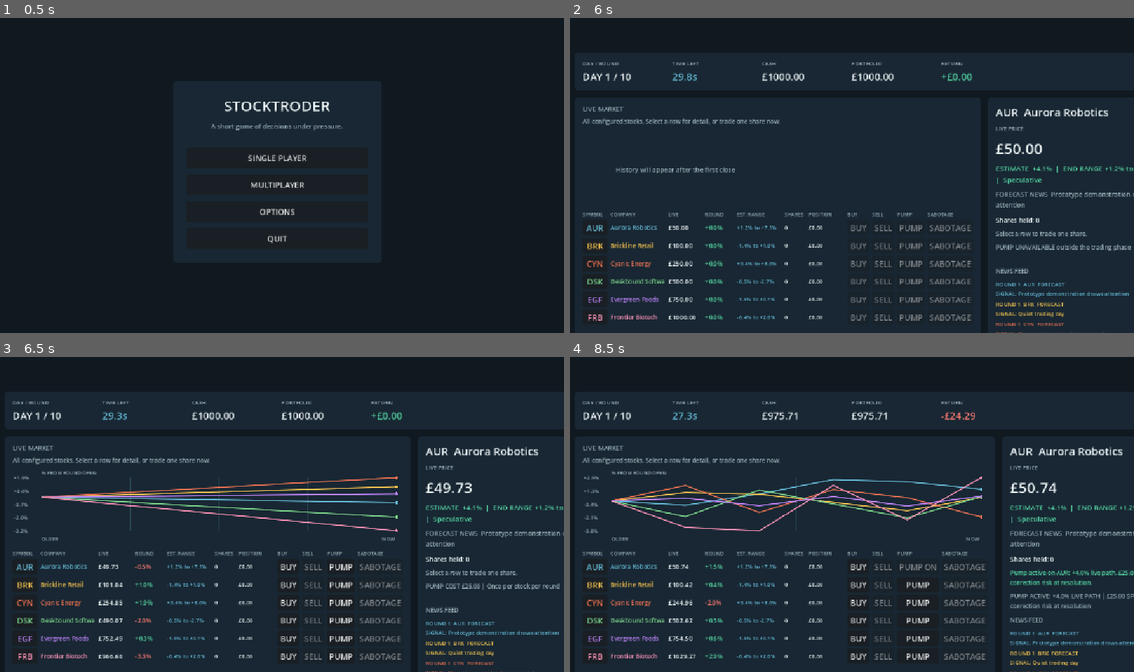
Above: before the commit, frames 1-4 (two rows, left to right).
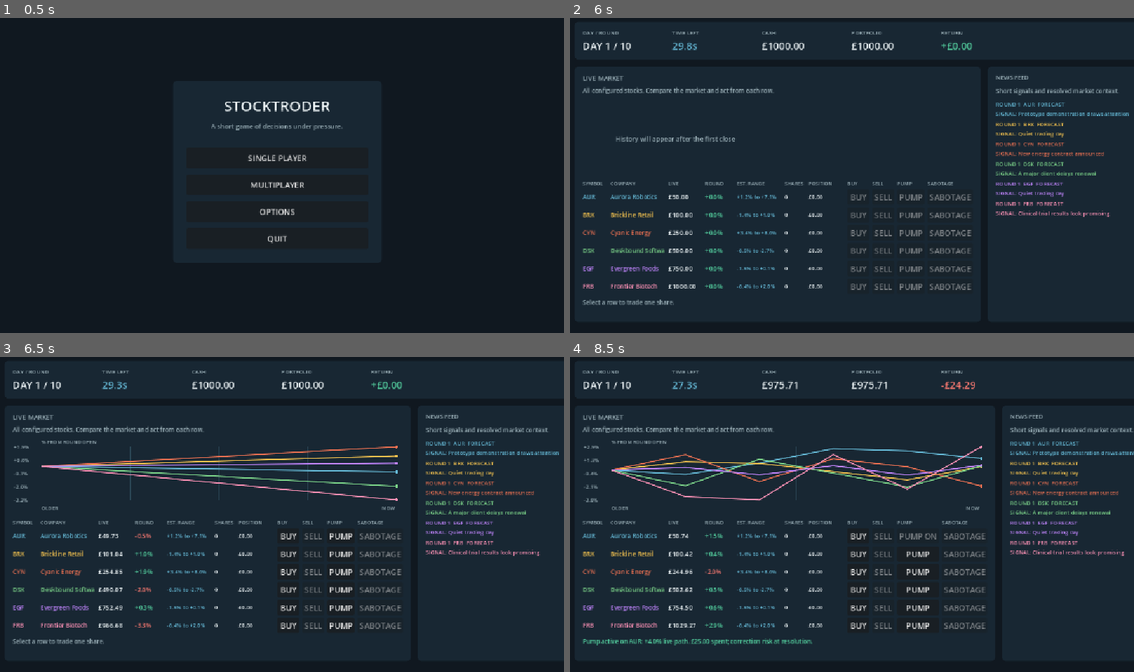
Above: after the commit, the same moments.

Repository: hardcoregandhi/stock-troder
Game: Godot game, scene res://scenes/main.tscn
Two runs of this game, one before a commit and one after it. Both use one fixed random seed, a clock stepped at 60 frames per second and the inputs below.
Inputs (mouse positions are in pixels of both pictures, inside the frame that each line leads up to):
- Up to frame 1 (0.5 s): no input
- Up to frame 2 (6 s): click "SINGLE PLAYER" at 0.5 s; click (592, 229) at 1.25 s, where only the run before the commit has a clickable "AUR"; click (592, 244) at 2 s, where only the run before the commit has a clickable "BRK"; click (592, 263) at 2.75 s, where only the run before the commit has a clickable "CYN"; click (592, 282) at 3.5 s, where only the run before the commit has a clickable "DSK"; click (592, 298) at 4.25 s, where only the run before the commit has a clickable "EGF"; click (592, 317) at 5 s, where only the run before the commit has a clickable "FRB"; click "START TRADING" at 5.75 s
- Up to frame 3 (6.5 s): no input
- Up to frame 4 (8.5 s): click "BUY" at 6.5 s; click "SELL" at 7.25 s; click "PUMP" at 8 s

Frame 1 is identical in both runs. In frame 2, 12% of the frame differs, in the area x 2-100%, y 4-100%; in frame 3, 16%; in frame 4, 16%.

Commit message:
Simplify live trading dashboard

Diff:
--- a/scripts/presentation/trading_dashboard.gd
+++ b/scripts/presentation/trading_dashboard.gd
@@ -19,14 +19,7 @@
 var portfolio_label: Label
 var return_label: Label
 var stock_list: GridContainer
-var detail_title: Label
-var detail_price_caption: Label
-var detail_price: Label
-var detail_projection: Label
-var detail_news: Label
-var detail_shares: Label
 var trade_feedback: Label
-var pump_status: Label
 var network_status: Label
 var chart: StockHistoryChart
 var summary_panel: PanelContainer
@@ -39,7 +32,6 @@
 var debrief_chart_tabs: HBoxContainer
 var debrief_day_series: Array[Dictionary] = []
 var debrief_game_series: Array[Dictionary] = []
-var selected_symbol := "AUR"
 var row_labels: Dictionary = {}
 var news_feed: VBoxContainer
 var news_history: Array[Dictionary] = []
@@ -133,25 +125,13 @@
 	var page := VBoxContainer.new()
 	page.add_theme_constant_override("separation", 14)
 	margin.add_child(page)
-	page.add_child(_build_header())
 	page.add_child(_build_status_bar())
 	var body := HBoxContainer.new()
 	body.size_flags_vertical = Control.SIZE_EXPAND_FILL
 	body.add_theme_constant_override("separation", 14)
 	page.add_child(body)
 	body.add_child(_build_market_panel())
-	body.add_child(_build_detail_panel())
-
-func _build_header() -> Control:
-	var row := HBoxContainer.new()
-	row.custom_minimum_size.y = 48
-	var spacer := Control.new()
-	spacer.size_flags_horizontal = Control.SIZE_EXPAND_FILL
-	row.add_child(spacer)
-	network_status = _label("", 12, MUTED)
-	network_status.horizontal_alignment = HORIZONTAL_ALIGNMENT_RIGHT
-	row.add_child(network_status)
-	return row
+	body.add_child(_build_news_panel())
 
 func _unhandled_input(event: InputEvent) -> void:
 	if event is InputEventKey and event.pressed and not event.echo and event.keycode == KEY_ESCAPE:
@@ -163,16 +143,25 @@
 
 func _build_status_bar() -> Control:
 	var panel := _panel()
+	var row := HBoxContainer.new()
+	row.add_theme_constant_override("separation", 18)
+	panel.add_child(row)
 	var grid := GridContainer.new()
 	grid.columns = 5
+	grid.size_flags_horizontal = Control.SIZE_EXPAND_FILL
 	grid.add_theme_constant_override("h_separation", 30)
 	grid.add_theme_constant_override("v_separation", 2)
-	panel.add_child(grid)
+	row.add_child(grid)
 	day_label = _status_item(grid, "DAY / ROUND", "DAY 1 / 10", TEXT)
 	clock_label = _status_item(grid, "TIME LEFT", "30.0s", ACCENT)
 	cash_label = _status_item(grid, "CASH", "£0.00", TEXT)
 	portfolio_label = _status_item(grid, "PORTFOLIO", "£0.00", TEXT)
 	return_label = _status_item(grid, "RETURN", "£0.00", POSITIVE)
+	network_status = _label("", 12, MUTED)
+	network_status.horizontal_alignment = HORIZONTAL_ALIGNMENT_RIGHT
+	network_status.vertical_alignment = VERTICAL_ALIGNMENT_CENTER
+	network_status.custom_minimum_size.x = 180
+	row.add_child(network_status)
 	return panel
 
 func _status_item(parent: Control, caption: String, value: String, color: Color) -> Label:
@@ -192,7 +181,7 @@
 	content.add_theme_constant_override("separation", 8)
 	panel.add_child(content)
 	content.add_child(_label("LIVE MARKET", 13, MUTED))
-	content.add_child(_label("All configured stocks. Select a row for detail, or trade one share now.", 12, MUTED))
+	content.add_child(_label("All configured stocks. Compare the market and act from each row.", 12, MUTED))
 	chart = StockHistoryChart.new()
 	chart.custom_minimum_size.y = 155
 	chart.size_flags_vertical = Control.SIZE_SHRINK_CENTER
@@ -204,44 +193,22 @@
 	stock_list.add_theme_constant_override("v_separation", 5)
 	_build_stock_header()
 	content.add_child(stock_list)
+	trade_feedback = _label("Select a row to trade one share.", 12, MUTED)
+	trade_feedback.autowrap_mode = TextServer.AUTOWRAP_WORD_SMART
+	content.add_child(trade_feedback)
 	return panel
 
-func _build_detail_panel() -> Control:
+func _build_news_panel() -> Control:
 	var panel := _panel()
 	panel.custom_minimum_size.x = 360
 	panel.size_flags_horizontal = Control.SIZE_EXPAND_FILL
 	var content := VBoxContainer.new()
 	content.add_theme_constant_override("separation", 10)
 	panel.add_child(content)
-	detail_title = _label("AUR  Aurora Robotics", 22, TEXT)
-	detail_title.custom_minimum_size.x = 300
-	content.add_child(detail_title)
-	detail_price_caption = _label("LIVE PRICE", 11, MUTED)
-	content.add_child(detail_price_caption)
-	detail_price = _label("£0.00", 30, TEXT)
-	content.add_child(detail_price)
-	detail_projection = _label("ESTIMATE  --", 14, ACCENT)
-	detail_projection.autowrap_mode = TextServer.AUTOWRAP_WORD_SMART
-	detail_projection.custom_minimum_size = Vector2(300, 34)
-	content.add_child(detail_projection)
-	detail_news = _label("NEWS  --", 13, MUTED)
-	detail_news.autowrap_mode = TextServer.AUTOWRAP_WORD_SMART
-	detail_news.custom_minimum_size = Vector2(300, 42)
-	content.add_child(detail_news)
-	detail_shares = _label("Shares held: 0", 13, TEXT)
-	content.add_child(detail_shares)
-	var trade_row := HBoxContainer.new()
-	trade_feedback = _label("Select a row to trade one share.", 12, MUTED)
-	trade_feedback.autowrap_mode = TextServer.AUTOWRAP_WORD_SMART
-	trade_feedback.custom_minimum_size.x = 300
-	content.add_child(trade_feedback)
-	pump_status = _label("PUMP COST £25.00 | Once per stock per round", 12, MUTED)
-	pump_status.autowrap_mode = TextServer.AUTOWRAP_WORD_SMART
-	pump_status.custom_minimum_size = Vector2(300, 38)
-	content.add_child(pump_status)
 	content.add_child(_label("NEWS FEED", 12, MUTED))
+	content.add_child(_label("Short signals and resolved market context.", 12, MUTED))
 	news_feed = VBoxContainer.new()
-	news_feed.custom_minimum_size.x = 300
+	news_feed.size_flags_vertical = Control.SIZE_EXPAND_FILL
 	news_feed.add_theme_constant_override("separation", 5)
 	content.add_child(news_feed)
 	return panel
@@ -375,16 +342,13 @@
 		_build_stock_rows(state)
 	else:
 		_update_stock_rows(state)
-	_update_detail(state)
+	_update_market_surface(state)
 
 func _build_stock_rows(state: GameState) -> void:
 	for stock in state.stocks:
-		var select := Button.new()
-		select.text = stock.symbol
-		select.add_theme_color_override("font_color", StockData.color_for_index(state.stocks.find(stock)))
-		select.custom_minimum_size.x = 50
-		select.pressed.connect(_select_stock.bind(stock.symbol))
-		stock_list.add_child(select)
+		var symbol := _label(stock.symbol, 12, StockData.color_for_index(state.stocks.find(stock)))
+		symbol.custom_minimum_size.x = 50
+		stock_list.add_child(symbol)
 		var company := _label(stock.company_name, 12, TEXT)
 		company.add_theme_color_override("font_color", StockData.color_for_index(state.stocks.find(stock)))
 		company.custom_minimum_size.x = 110
@@ -454,27 +418,7 @@
 		labels["pump"].tooltip_text = "ACTIVE: +4.0% live path; correction risk remains." if pump_active else "Spend £25.00 to lift this stock's live path."
 		labels["pump"].disabled = session.network_mode or not can_trade or pump_active or state.cash_pence < GameState.PUMP_COST_PENCE
 
-func _update_detail(state: GameState) -> void:
-	var stock := state.get_stock(selected_symbol)
-	if stock == null:
-		return
-	detail_title.text = "%s  %s" % [stock.symbol, stock.company_name]
-	detail_price.text = _format_pence(stock.current_price_pence)
-	detail_projection.text = "ESTIMATE  %+.1f%%  |  END RANGE %+.1f%% to %+.1f%%  |  %s" % [stock.projection_change * 100.0, stock.projection_low * 100.0, stock.projection_high * 100.0, stock.projection_confidence]
-	detail_projection.add_theme_color_override("font_color", POSITIVE if stock.projection_change >= 0 else NEGATIVE)
-	detail_news.text = "FORECAST NEWS  %s" % stock.current_news
-	detail_shares.text = "Shares held: %d" % int(state.holdings[stock.symbol])
-	if pump_status != null:
-		if session.network_mode:
-			pump_status.text = "PUMP unavailable in multiplayer"
-		elif state.phase != GameState.Phase.TRADING:
-			pump_status.text = "PUMP UNAVAILABLE outside the trading phase"
-		elif state.has_pumped(stock.symbol) and stock.pump_active:
-			pump_status.text = "PUMP ACTIVE: +%.1f%% LIVE PATH | £25.00 SPENT | correction risk at resolution" % (stock.pump_live_boost * 100.0)
-		elif state.cash_pence < GameState.PUMP_COST_PENCE:
-			pump_status.text = "PUMP UNAVAILABLE | Need £25.00 cash"
-		else:
-			pump_status.text = "PUMP COST £25.00 | Once per stock per round"
+func _update_market_surface(state: GameState) -> void:
 	var chart_series: Array[Dictionary] = []
 	for index in state.stocks.size():
 		var chart_stock: StockData = state.stocks[index]
@@ -526,20 +470,13 @@
 		item.custom_minimum_size.x = 300
 		news_feed.add_child(item)
 
-func _select_stock(symbol: String) -> void:
-	selected_symbol = symbol
-	_refresh()
-
 func _quick_buy(symbol: String) -> void:
-	selected_symbol = symbol
 	session.buy(symbol, 1)
 
 func _quick_sell(symbol: String) -> void:
-	selected_symbol = symbol
 	session.sell(symbol, 1)
 
 func _quick_pump(symbol: String) -> void:
-	selected_symbol = symbol
 	session.pump(symbol)
 
 func _open_pause_menu() -> void:
@@ -871,7 +808,6 @@
 		child.free()
 	for child in news_feed.get_children():
 		child.free()
-	selected_symbol = "AUR"
 	session.start_run()
 
 func _build_debrief_chart() -> Control:
Not shown, changed: docs/ui-redesign.md
